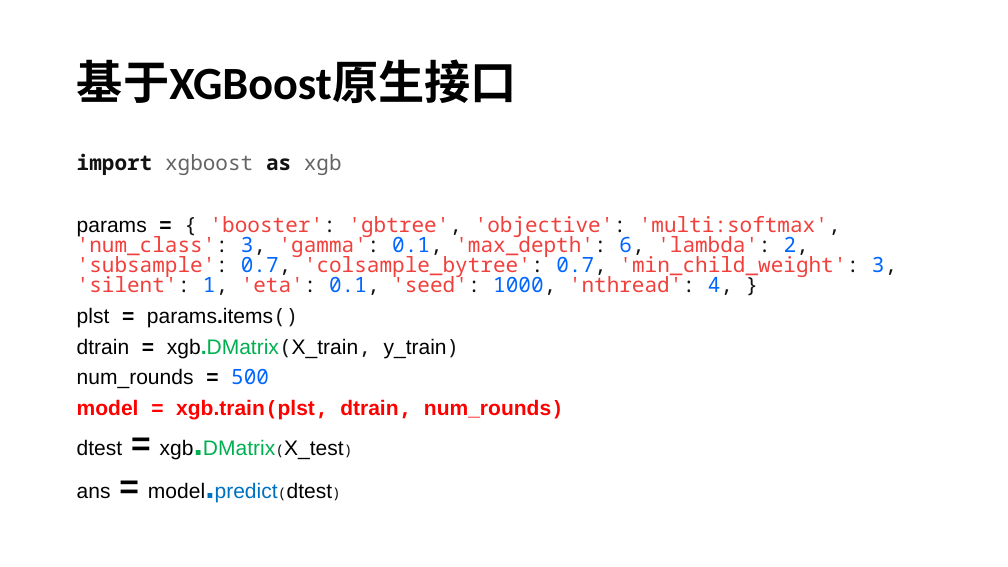
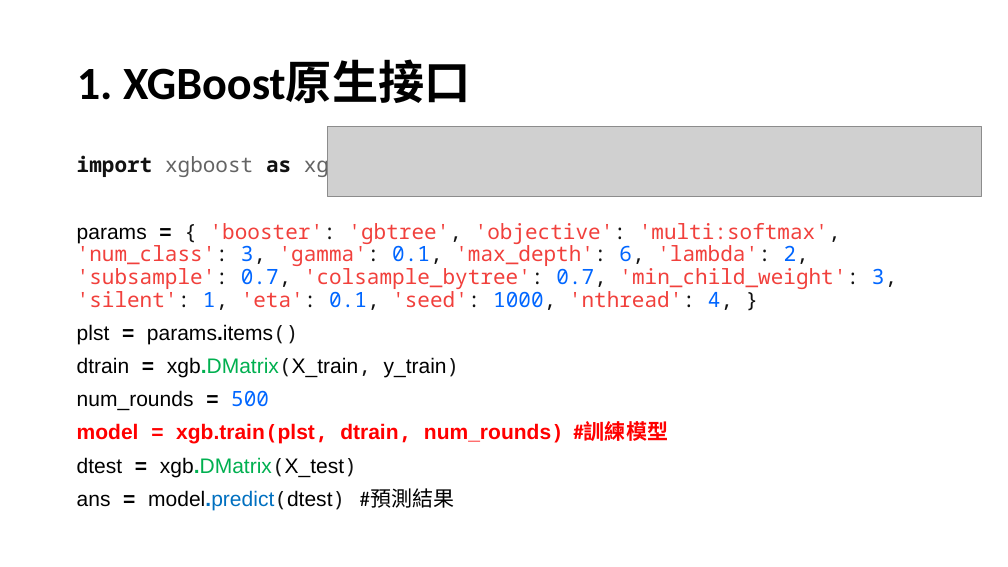
Before and after one commit to lokcyi/AI, a slide deck: slide 40 of ClassMaterial/20210308/XGBoost介紹.ppt (slide 21 before the commit). Drawn at 1008x567 pixels with LibreOffice and Linux fonts; fonts in the diff are those of the drawing; grey boxes stand for pictures. Boxes give left, top, right and bottom in pixels: in the first picture for what was removed or moved away, otherwise in the second. Text is boxed around its words. In the diff, an @@ line names an element or a change of style, - is before the commit and + after.

```diff
--- a/ClassMaterial/20210308/XGBoost介紹.ppt
+++ b/ClassMaterial/20210308/XGBoost介紹.ppt
@@ title at box(77, 61, 471, 103): text changed @@
-基于XGBoost原生接口
+1. XGBoost原生接口
@@ picture added at box(327, 126, 981, 196) @@
@@ text at box(77, 152, 897, 477): size 32 to 20 pt in "= xgb.DMatrix(X_test)"; size 14 to 20 pt in "xgb.DMatrix(X_test)"; line spacing 0.8 to 0.9 @@
@@ text at box(77, 422, 668, 446): text changed @@
-model = xgb.train(plst, dtrain, num_rounds)
+model = xgb.train(plst, dtrain, num_rounds) #訓練模型
@@ text at box(77, 488, 455, 510): text changed @@
-ans = model.predict(dtest)
+ans = model.predict(dtest) #預測結果
```
Also in this commit, not shown: 10 other slides changed, 2 slides added, 4 other files.
